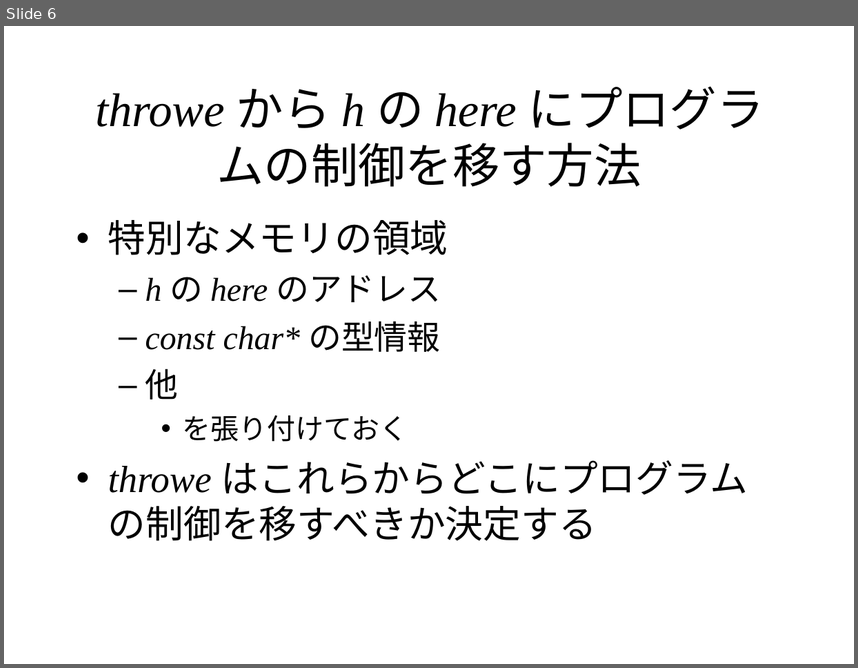
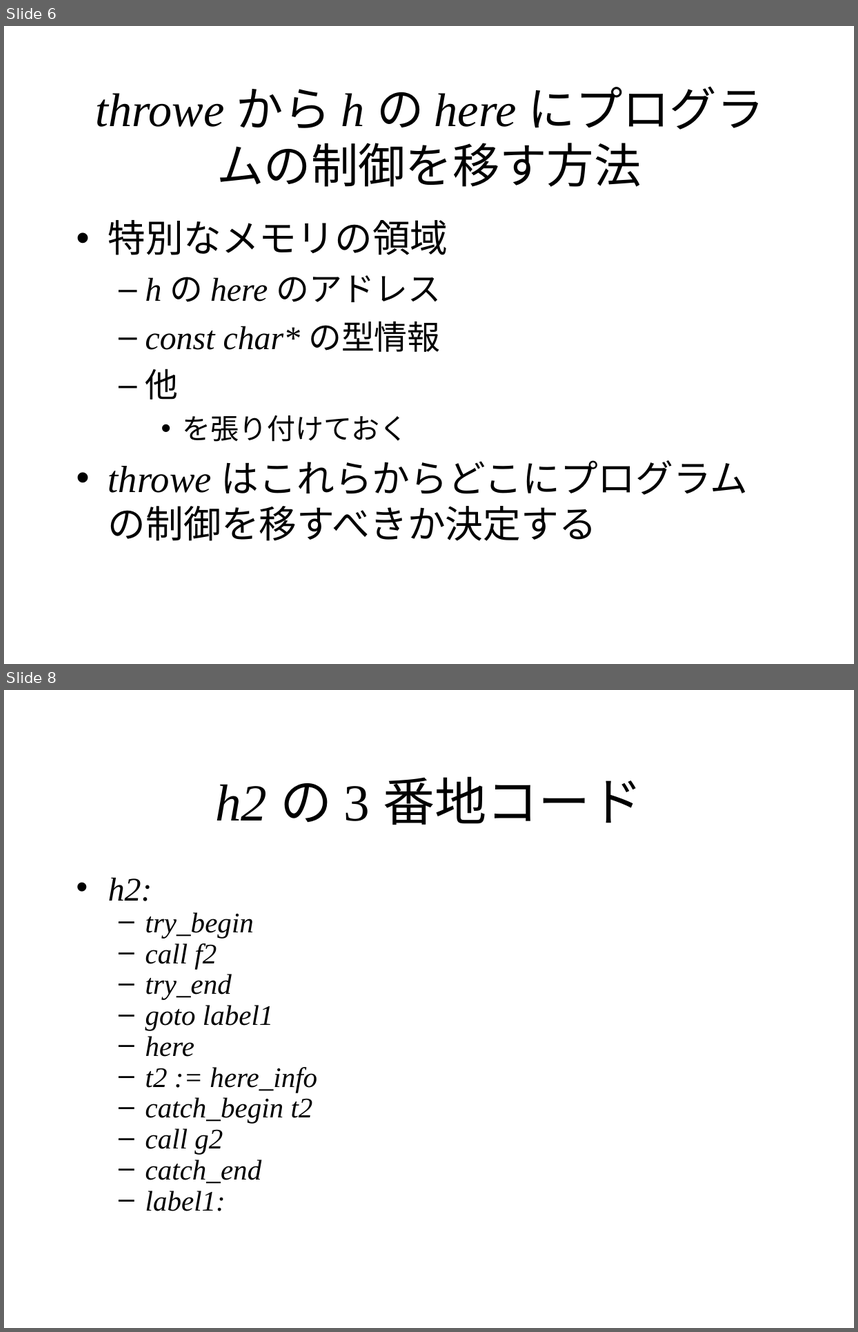
Before and after one commit to KeiHasegawa/cxx_doc, a slide deck: 24_exception_3ac.ppt. Shown one above the other, each under a label of ours: slide 6 before the commit, slides 6 and 8 after it; the slides between them are not shown. The pictures are 858x668 and 858x1332 pixels, drawn with LibreOffice and Linux fonts; fonts in the diff are those of the drawing. Boxes give left, top, right and bottom in pixels: in the first picture for what was removed or moved away, otherwise in the second. Text is boxed around its words. In the diff, an @@ line names an element or a change of style, - is before the commit and + after.

```diff
--- a/24_exception_3ac.ppt
+++ b/24_exception_3ac.ppt
@@ slide 8 added at [4, 690, 854, 1328], background #FFFFFF @@
@@ title added at [215, 776, 642, 825], 44 pt, text #000000 @@
+h2 の 3 番地コード
@@ text added at [108, 877, 317, 1211], 24 pt, text #000000, italic @@
+• h2:
+  – try_begin
+  – call f2
+  – try_end
+  – goto label1
+  – here
+  – t2 := here_info
+  – catch_begin t2
+  – call g2
+  – catch_end
+  – label1:
```
Also in this commit, not shown: 1 slide changed, 1 other slide added, 3 other files.
